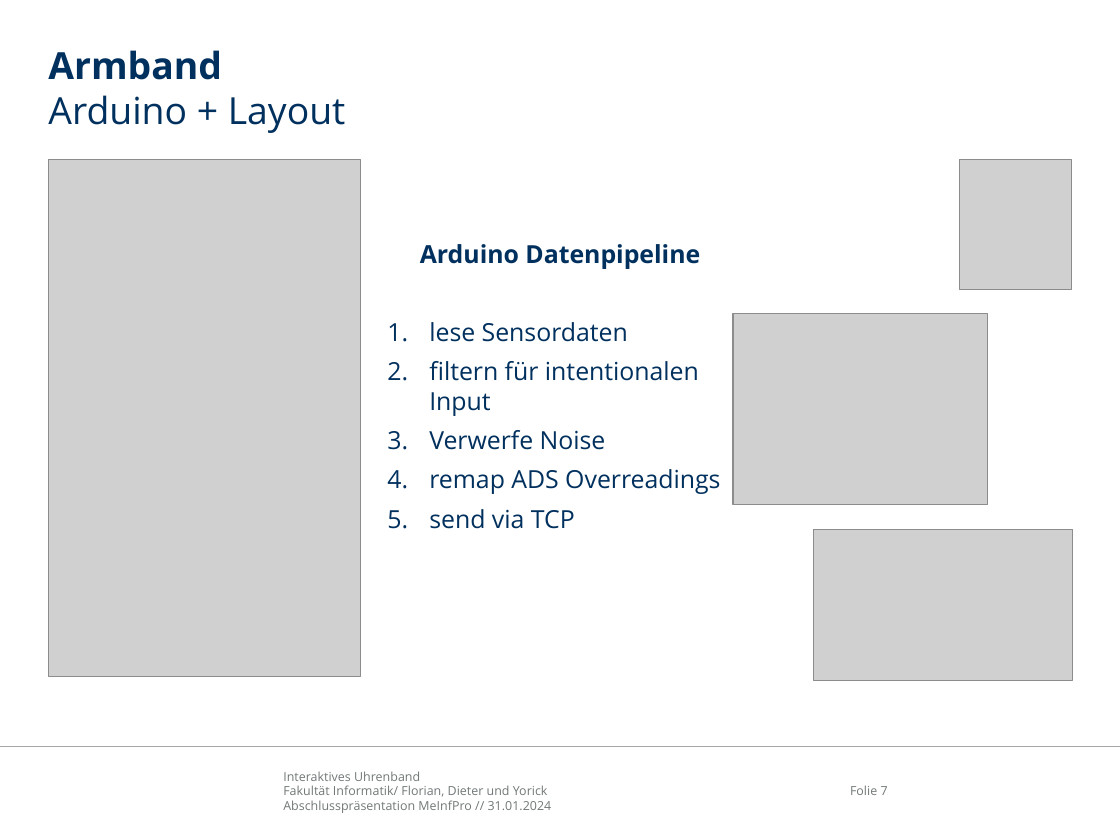
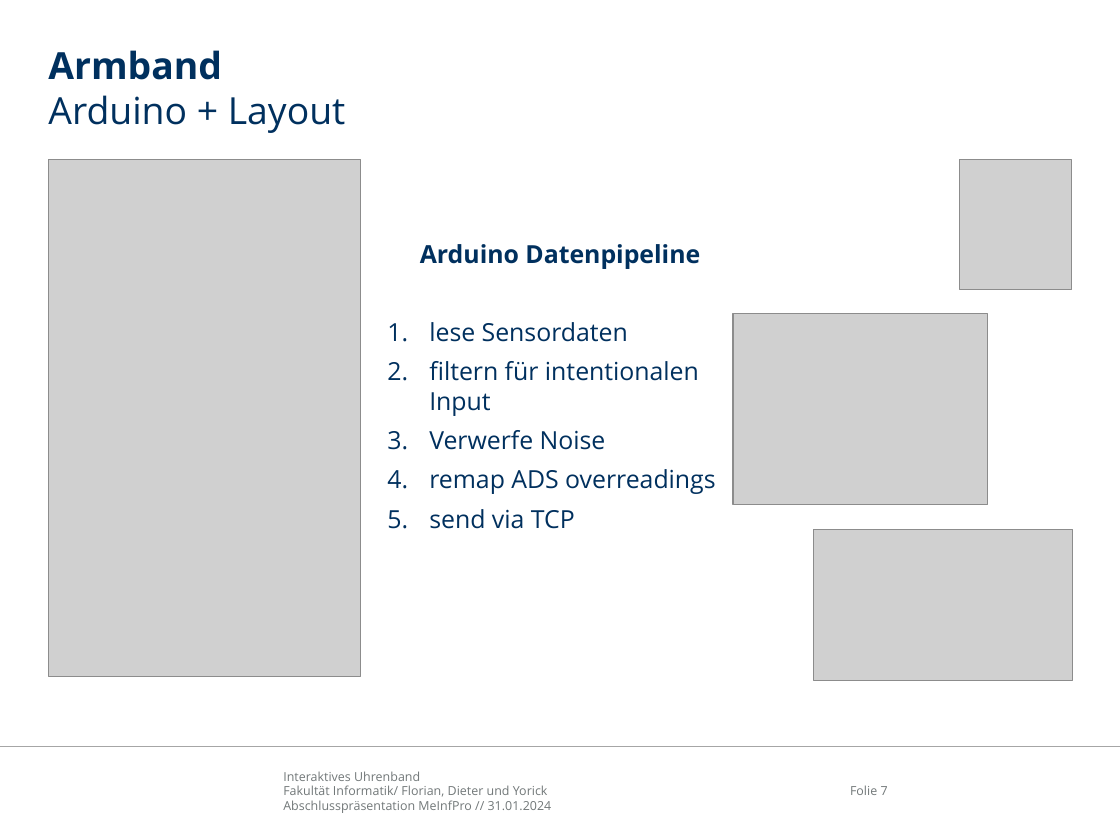
Before and after one commit to Avva-FR/StrapAR-Augmented-Smartwatch-Interface, a slide deck: slide 7 of doc/abschlusspraesentation/MeInfPro_Abschlusspräsentation_watch.pptx. Drawn at 1120x840 pixels with LibreOffice and Linux fonts; fonts in the diff are those of the drawing; grey boxes stand for pictures; background and template pictures are left out. Boxes give left, top, right and bottom in pixels: in the first picture for what was removed or moved away, otherwise in the second. Text is boxed around its words. In the diff, an @@ line names an element or a change of style, - is before the commit and + after.

```diff
--- a/doc/abschlusspraesentation/MeInfPro_Abschlusspräsentation_watch.pptx
+++ b/doc/abschlusspraesentation/MeInfPro_Abschlusspräsentation_watch.pptx
@@ text at [429, 469, 715, 494]: text changed @@
-4. remap ADS Overreadings
+4. remap ADS overreadings
```
Also in this commit, not shown: 4 other slides changed, 2 slides added, 2 slides removed.
